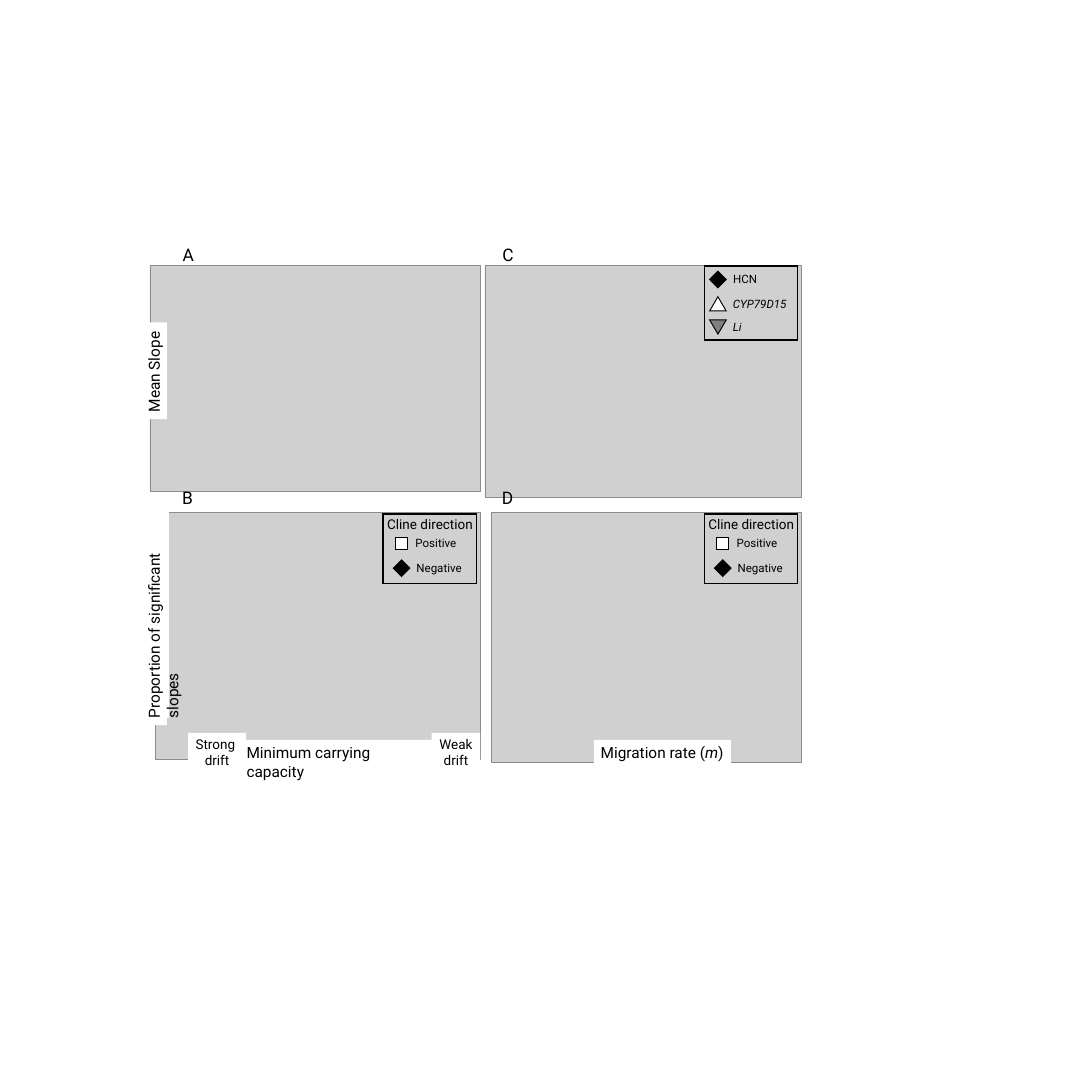
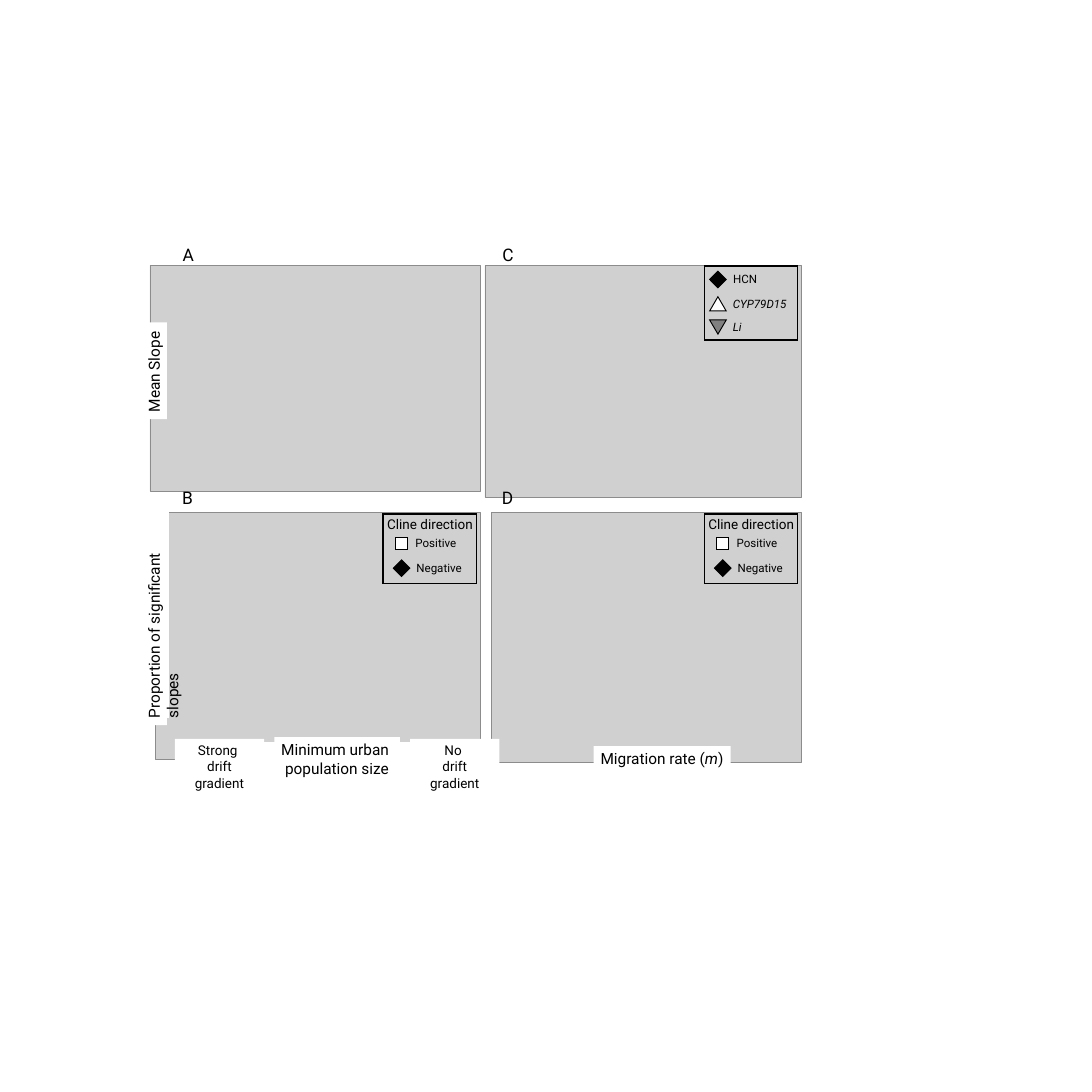
Before and after one commit to James-S-Santangelo/Simulating-Evolutionary-Clines-SEC-, a slide deck: slide 4 of SEC_Manuscript-Figures.pptx (slide 3 before the commit). Drawn at 1092x1092 pixels with LibreOffice and Linux fonts; fonts in the diff are those of the drawing; grey boxes stand for pictures. Boxes give left, top, right and bottom in pixels: in the first picture for what was removed or moved away, otherwise in the second. Text is boxed around its words. In the diff, an @@ line names an element or a change of style, - is before the commit and + after.

```diff
--- a/SEC_Manuscript-Figures.pptx
+++ b/SEC_Manuscript-Figures.pptx
@@ rectangle "Strong": place and size @@
-rectangle "Strong" at box(188, 733, 245, 772)
+rectangle "Strong" at box(175, 739, 264, 779)
@@ rectangle added at box(259, 742, 413, 765), fill #FFFFFF, outline #FFFFFF 1 pt @@
@@ rectangle "Minimum urban": place and size @@
-rectangle "Minimum urban" at box(240, 740, 438, 765)
+rectangle "Minimum urban" at box(275, 737, 400, 781)
@@ text in rectangle at box(281, 743, 389, 777): text changed @@
-Minimum carrying capacity
+Minimum urban
+population size
@@ rectangle "No": place and size @@
-rectangle "No" at box(432, 733, 480, 772)
+rectangle "No" at box(410, 739, 499, 779)
@@ text in rectangle at box(430, 745, 479, 791): text changed @@
-Weak
-drift
+No
+drift gradient
@@ rectangle "Migration rate (m)": place and size @@
-rectangle "Migration rate (m)" at box(593, 740, 731, 765)
+rectangle "Migration rate (m)" at box(593, 746, 731, 772)
@@ text in rectangle at box(195, 760, 244, 791): text changed @@
-drift
+drift gradient
```
Also in this commit, not shown: 4 other slides changed, 1 slide added, 4 other files.
